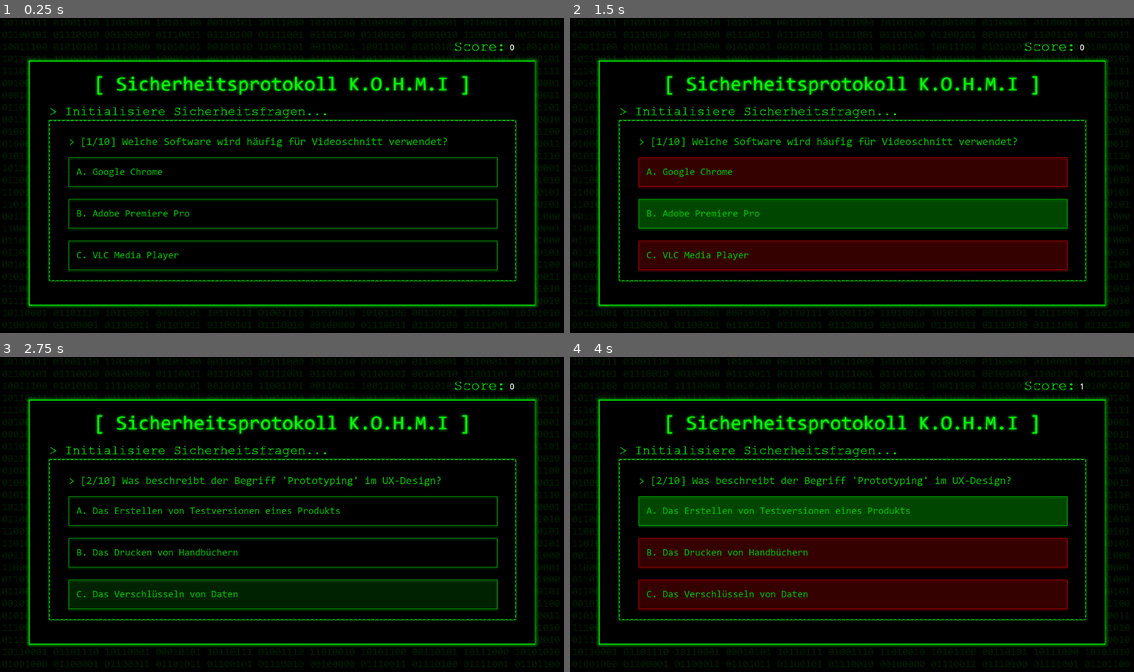
Above: before the commit, frames 1-4 (two rows, left to right).
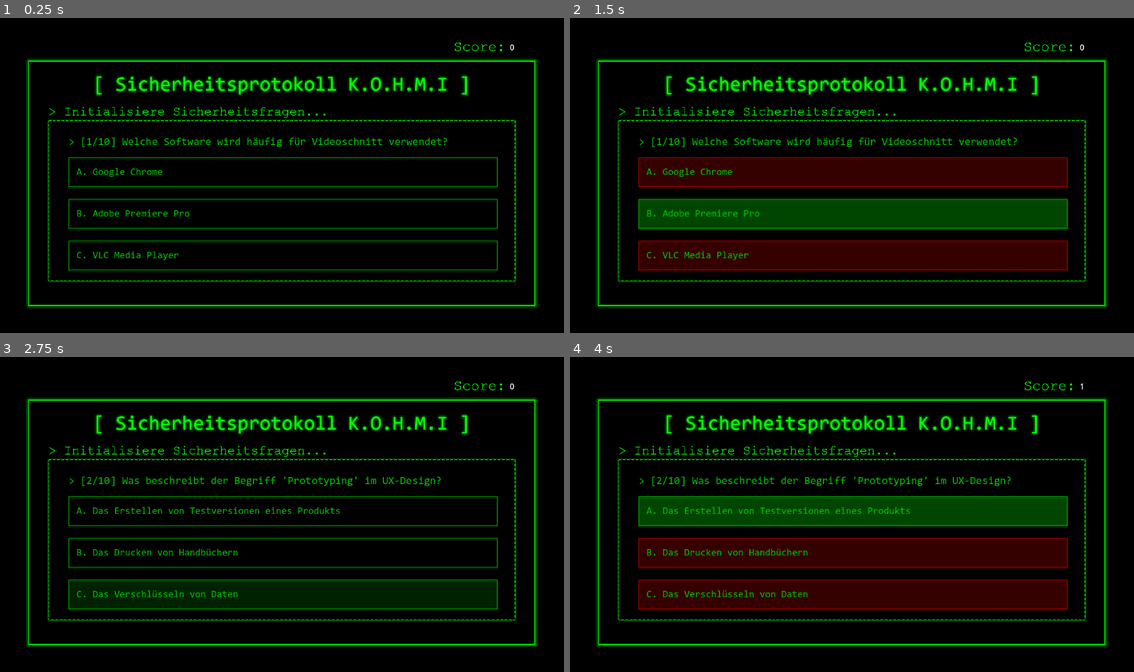
Above: after the commit, the same moments.

Repository: julixus/kohmi_games_v2
Game: Godot game, scene res://scenes/quiz.tscn
Same seed, same stepped clock (60 frames per second), same inputs: the game is played once before the commit and once after it. Video files are missing from this copy of the repository; at most half a second of black plays in their place.
Inputs:
- Up to frame 1 (0.25 s): no input
- Up to frame 2 (1.5 s): click "A. Google Chrome" at 0.5 s; click "B. Adobe Premiere Pro" at 1.25 s
- Up to frame 3 (2.75 s): click "C. VLC Media Player" at 2 s
- Up to frame 4 (4 s): click "A. Das Erstellen von Testvers…" at 2.75 s; click "B. Das Drucken von Handbüchern" at 3.5 s

The runs differ from the first frame. In frame 1, 6.0% of the frame differs, in the area x 0-100%, y 0-99%; in frame 2, 6.0%; in frame 3, 6.0%; in frame 4, 6.0%.

Commit message:
Hintergrundvideos

Diff:
--- a/project.godot
+++ b/project.godot
@@ -12,7 +12,7 @@
 
 config/name="Kohmi_games"
 run/main_scene="res://scenes/quiz.tscn"
-config/features=PackedStringArray("4.4", "Forward Plus")
+config/features=PackedStringArray("4.3", "Forward Plus")
 config/icon="res://icon.svg"
 
 [autoload]
--- a/scenes/grafikfehler.tscn
+++ b/scenes/grafikfehler.tscn
@@ -1,7 +1,8 @@
-[gd_scene load_steps=7 format=3 uid="uid://dnxd53knhx4vo"]
+[gd_scene load_steps=8 format=3 uid="uid://dnxd53knhx4vo"]
 
-[ext_resource type="Script" uid="uid://bmqjmjihcd73i" path="res://scripts/grafikfehler.gd" id="1_ewubi"]
-[ext_resource type="Texture2D" uid="uid://cykgobs2vpnu6" path="res://res/grafikfehler_bg2.png" id="2_db7sa"]
+[ext_resource type="Script" path="res://scripts/grafikfehler.gd" id="1_ewubi"]
+[ext_resource type="VideoStream" path="res://res/Videos/Sequenz-01_1.ogv" id="2_8xxfa"]
+[ext_resource type="Texture2D" uid="uid://chxe62lmvqnnp" path="res://res/Grafik_BG.png" id="3_w5lux"]
 [ext_resource type="FontFile" uid="uid://modbqwkkpyfv" path="res://res/CONSOLA.TTF" id="4_kjurm"]
 
 [sub_resource type="StyleBoxFlat" id="StyleBoxFlat_ih0h6"]
@@ -33,10 +34,27 @@
 mouse_filter = 2
 theme_override_styles/panel = SubResource("StyleBoxFlat_ih0h6")
 
+[node name="VideoStreamPlayer" type="VideoStreamPlayer" parent="."]
+modulate = Color(1, 1, 1, 0.784314)
+self_modulate = Color(1, 1, 1, 0.784314)
+offset_left = -665.0
+offset_top = -546.0
+offset_right = 1255.0
+offset_bottom = 607.0
+stream = ExtResource("2_8xxfa")
+autoplay = true
+loop = true
+
 [node name="GrafikfehlerBg" type="Sprite2D" parent="."]
+visible = false
 position = Vector2(-0.56332, 5.72205e-06)
 scale = Vector2(0.588341, 0.588341)
-texture = ExtResource("2_db7sa")
+texture = ExtResource("3_w5lux")
+
+[node name="GrafikBg" type="Sprite2D" parent="."]
+position = Vector2(-0.999998, 0)
+scale = Vector2(0.588211, 0.58821)
+texture = ExtResource("3_w5lux")
 
 [node name="Sprite2D" type="Sprite2D" parent="."]
 position = Vector2(9, 48)
@@ -44,6 +62,8 @@
 texture = SubResource("CompressedTexture2D_2xvta")
 
 [node name="CheckButton" type="CheckButton" parent="."]
+modulate = Color(1, 1, 1, 0)
+self_modulate = Color(1, 1, 1, 0)
 offset_left = -97.0
 offset_top = 197.0
 offset_right = 24.0
@@ -53,6 +73,7 @@
 [node name="Area2D" type="Area2D" parent="."]
 
 [node name="CollisionShape2D" type="CollisionShape2D" parent="Area2D"]
+visible = false
 position = Vector2(2, 45)
 shape = SubResource("RectangleShape2D_db7sa")
 
--- a/scenes/pseudocode.tscn
+++ b/scenes/pseudocode.tscn
@@ -1,9 +1,10 @@
-[gd_scene load_steps=20 format=3 uid="uid://g3yb1qrf5bnm"]
-
-[ext_resource type="Script" uid="uid://o5a8r1v4mesh" path="res://scripts/pseudocode.gd" id="1_n8srr"]
-[ext_resource type="Texture2D" uid="uid://b7q8mqaqqf5ry" path="res://res/pseudocode_bg.png" id="2_07wj8"]
+[gd_scene load_steps=21 format=3 uid="uid://g3yb1qrf5bnm"]
+
+[ext_resource type="Script" path="res://scripts/pseudocode.gd" id="1_n8srr"]
 [ext_resource type="FontFile" uid="uid://modbqwkkpyfv" path="res://res/CONSOLA.TTF" id="3_11llr"]
+[ext_resource type="Texture2D" uid="uid://bugr2w7n6efxj" path="res://res/Pseudo_BG.png" id="3_w43qk"]
 [ext_resource type="Texture2D" uid="uid://h01yexu8lexf" path="res://res/Unbenannt.jpg" id="4_5o0ki"]
+[ext_resource type="VideoStream" path="res://res/Videos/Sequenz-01_1.ogv" id="5_4ovbf"]
 
 [sub_resource type="StyleBoxFlat" id="StyleBoxFlat_5o0ki"]
 bg_color = Color(0, 0, 0, 1)
@@ -55,18 +56,28 @@
 
 [node name="Camera2D" type="Camera2D" parent="."]
 
-[node name="Sprite2D" type="Sprite2D" parent="."]
-position = Vector2(-1.06218, 3.24995)
-scale = Vector2(0.589686, 0.589686)
-texture = ExtResource("2_07wj8")
-
-[node name="Tile_Area" type="Area2D" parent="Sprite2D"]
+[node name="VideoStreamPlayer" type="VideoStreamPlayer" parent="."]
+modulate = Color(1, 1, 1, 0.784314)
+self_modulate = Color(1, 1, 1, 0.784314)
+offset_left = -965.0
+offset_top = -575.0
+offset_right = 955.0
+offset_bottom = 449.0
+stream = ExtResource("5_4ovbf")
+autoplay = true
+loop = true
+
+[node name="PseudoBg" type="Sprite2D" parent="."]
+position = Vector2(1.00002, -6)
+scale = Vector2(0.590405, 0.590405)
+texture = ExtResource("3_w43qk")
+
+[node name="Tile_Area" type="Area2D" parent="PseudoBg"]
 z_index = 1
-position = Vector2(-350.929, -300.584)
-scale = Vector2(1.69582, 1.69582)
-
-[node name="CollisionShape2D" type="CollisionShape2D" parent="Sprite2D/Tile_Area"]
-visible = false
+position = Vector2(-353.994, -284.551)
+scale = Vector2(1.69375, 1.69375)
+
+[node name="CollisionShape2D" type="CollisionShape2D" parent="PseudoBg/Tile_Area"]
 z_index = 1
 position = Vector2(388.25, 229.5)
 shape = SubResource("RectangleShape2D_5o0ki")
@@ -157,7 +168,6 @@
 theme_override_styles/pressed = SubResource("StyleBoxEmpty_5o0ki")
 theme_override_styles/normal_mirrored = SubResource("StyleBoxEmpty_npq0p")
 theme_override_styles/normal = SubResource("StyleBoxFlat_07wj8")
-text = "goal"
 metadata/_edit_use_anchors_ = true
 
 [node name="Score_Label" type="Label" parent="UI"]
@@ -191,7 +201,7 @@
 autostart = true
 
 [connection signal="timeout" from="Timer" to="." method="_on_timer_timeout"]
-[connection signal="area_entered" from="Sprite2D/Tile_Area" to="." method="_on_tile_area_area_entered"]
-[connection signal="input_event" from="Sprite2D/Tile_Area" to="." method="_on_tile_area_input_event"]
+[connection signal="area_entered" from="PseudoBg/Tile_Area" to="." method="_on_tile_area_area_entered"]
+[connection signal="input_event" from="PseudoBg/Tile_Area" to="." method="_on_tile_area_input_event"]
 [connection signal="pressed" from="UI/Goal_Button" to="." method="_on_goal_button_pressed"]
 [connection signal="timeout" from="countdown" to="." method="_on_countdown_timeout"]
--- a/scenes/quiz.tscn
+++ b/scenes/quiz.tscn
@@ -1,9 +1,11 @@
-[gd_scene load_steps=18 format=3 uid="uid://dtploqh4yxqgy"]
+[gd_scene load_steps=20 format=3 uid="uid://dtploqh4yxqgy"]
 
 [ext_resource type="PackedScene" uid="uid://betch04yfac52" path="res://scenes/antwort_option.tscn" id="1_36y45"]
 [ext_resource type="Texture2D" uid="uid://be8j0srshr0co" path="res://res/quiz_bg.webp" id="1_w5ac1"]
-[ext_resource type="Script" uid="uid://b3qcemqfvff2x" path="res://scripts/quiz.gd" id="1_xq7j8"]
+[ext_resource type="Script" path="res://scripts/quiz.gd" id="1_xq7j8"]
 [ext_resource type="FontFile" uid="uid://modbqwkkpyfv" path="res://res/CONSOLA.TTF" id="2_xq7j8"]
+[ext_resource type="VideoStream" path="res://res/Videos/Sequenz-01_1.ogv" id="3_pd1ix"]
+[ext_resource type="Texture2D" uid="uid://cmyylyrr688e6" path="res://res/Quiz_BG.png" id="4_06ax7"]
 [ext_resource type="Texture2D" uid="uid://df04881s4ij2n" path="res://res/Quiz-Hover.webp" id="4_m81w7"]
 [ext_resource type="Theme" uid="uid://nynkib4unodb" path="res://res/style_btn_normal.tres" id="4_xq7j8"]
 [ext_resource type="Texture2D" uid="uid://c3ux20ag684ko" path="res://res/Quiz-Normal.webp" id="5_xq7j8"]
@@ -57,10 +59,27 @@
 theme_override_styles/panel = SubResource("StyleBoxFlat_xq7j8")
 
 [node name="QuizBg" type="Sprite2D" parent="."]
+visible = false
 position = Vector2(576.341, 324.25)
 scale = Vector2(0.923131, 0.923131)
 texture = ExtResource("1_w5ac1")
 metadata/_edit_lock_ = true
+
+[node name="VideoStreamPlayer" type="VideoStreamPlayer" parent="."]
+modulate = Color(1, 1, 1, 0.784314)
+self_modulate = Color(1, 1, 1, 0.784314)
+offset_left = -74.0
+offset_top = -180.0
+offset_right = 1846.0
+offset_bottom = 844.0
+stream = ExtResource("3_pd1ix")
+autoplay = true
+loop = true
+
+[node name="QuizBg2" type="Sprite2D" parent="."]
+position = Vector2(575, 319)
+scale = Vector2(0.58758, 0.58758)
+texture = ExtResource("4_06ax7")
 
 [node name="Frage" type="Label" parent="."]
 offset_left = 140.0
@@ -95,9 +114,9 @@
 theme_override_colors/font_disabled_color = Color(0, 0.776471, 0, 1)
 theme_override_colors/font_hover_pressed_color = Color(1, 1, 1, 1)
 theme_override_colors/font_hover_color = Color(0, 0.776471, 0, 1)
+theme_override_colors/font_pressed_color = Color(1, 1, 1, 1)
+theme_override_colors/font_focus_color = Color(0, 0.776471, 0, 1)
 theme_override_colors/font_color = Color(0, 0.776471, 0, 1)
-theme_override_colors/font_focus_color = Color(0, 0.776471, 0, 1)
-theme_override_colors/font_pressed_color = Color(1, 1, 1, 1)
 theme_override_styles/hover = SubResource("StyleBoxTexture_t0h63")
 theme_override_styles/pressed = SubResource("StyleBoxTexture_xq7j8")
 theme_override_styles/normal = SubResource("StyleBoxTexture_lcje5")
@@ -111,9 +130,9 @@
 theme_override_colors/font_disabled_color = Color(0, 0.776471, 0, 1)
 theme_override_colors/font_hover_pressed_color = Color(1, 1, 1, 1)
 theme_override_colors/font_hover_color = Color(0, 0.776471, 0, 1)
+theme_override_colors/font_pressed_color = Color(1, 1, 1, 1)
+theme_override_colors/font_focus_color = Color(0, 0.776471, 0, 1)
 theme_override_colors/font_color = Color(0, 0.776471, 0, 1)
-theme_override_colors/font_focus_color = Color(0, 0.776471, 0, 1)
-theme_override_colors/font_pressed_color = Color(1, 1, 1, 1)
 theme_override_styles/hover = SubResource("StyleBoxTexture_16nxq")
 theme_override_styles/pressed = SubResource("StyleBoxTexture_bn6h1")
 theme_override_styles/normal = SubResource("StyleBoxTexture_xcx78")
@@ -127,9 +146,9 @@
 theme_override_colors/font_disabled_color = Color(0, 0.776471, 0, 1)
 theme_override_colors/font_hover_pressed_color = Color(1, 1, 1, 1)
 theme_override_colors/font_hover_color = Color(0, 0.776471, 0, 1)
+theme_override_colors/font_pressed_color = Color(1, 1, 1, 1)
+theme_override_colors/font_focus_color = Color(0, 0.776471, 0, 1)
 theme_override_colors/font_color = Color(0, 0.776471, 0, 1)
-theme_override_colors/font_focus_color = Color(0, 0.776471, 0, 1)
-theme_override_colors/font_pressed_color = Color(1, 1, 1, 1)
 theme_override_styles/hover = SubResource("StyleBoxTexture_euwqo")
 theme_override_styles/pressed = SubResource("StyleBoxTexture_kp58l")
 theme_override_styles/normal = SubResource("StyleBoxTexture_vwwmd")
Not shown, changed: res/CONSOLA.TTF.import
Not shown, changed: res/Consolas.ttf.import
Not shown, changed: res/Courier New.ttf.import
Binary file added: res/Grafik_BG.png
Not shown, added: res/Grafik_BG.png.import
Binary file added: res/Pseudo_BG.png
Not shown, added: res/Pseudo_BG.png.import
Binary file added: res/Quiz_BG.png
Not shown, added: res/Quiz_BG.png.import
Not shown, added: res/Sequenz 01_1.mp4
Not shown, added: res/Videos/KG_5min.ogv
Not shown, added: res/Videos/Sequenz-01_1.ogv
(and 1 more such lines)
